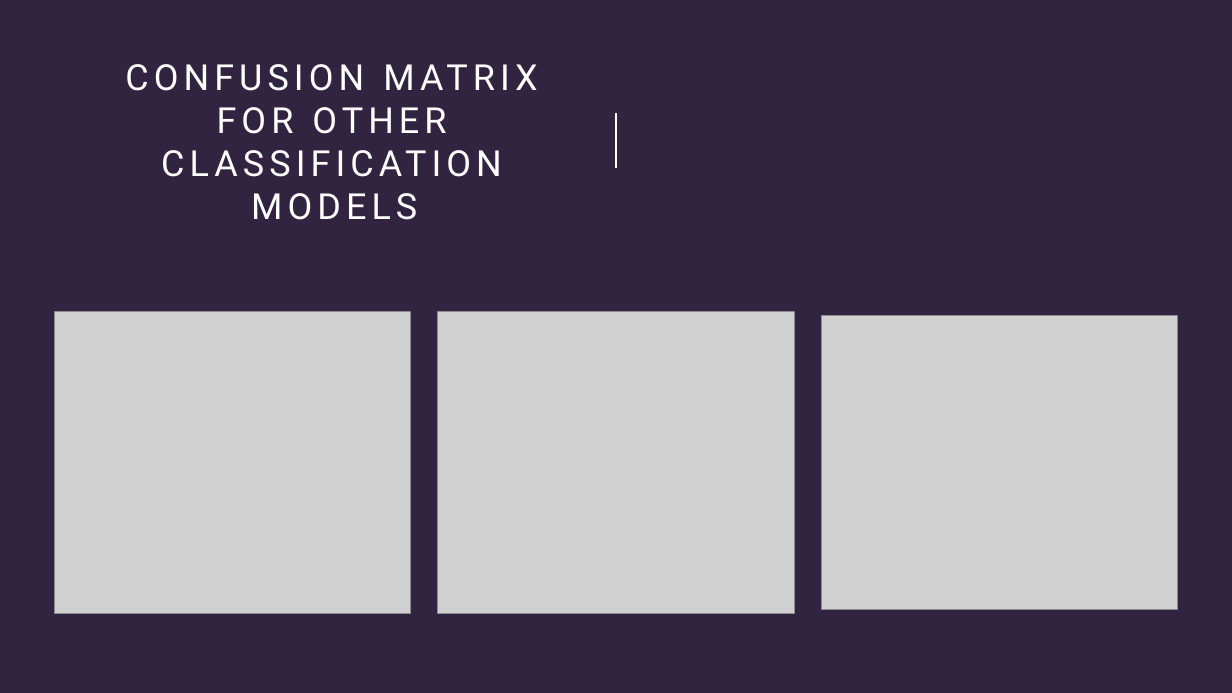
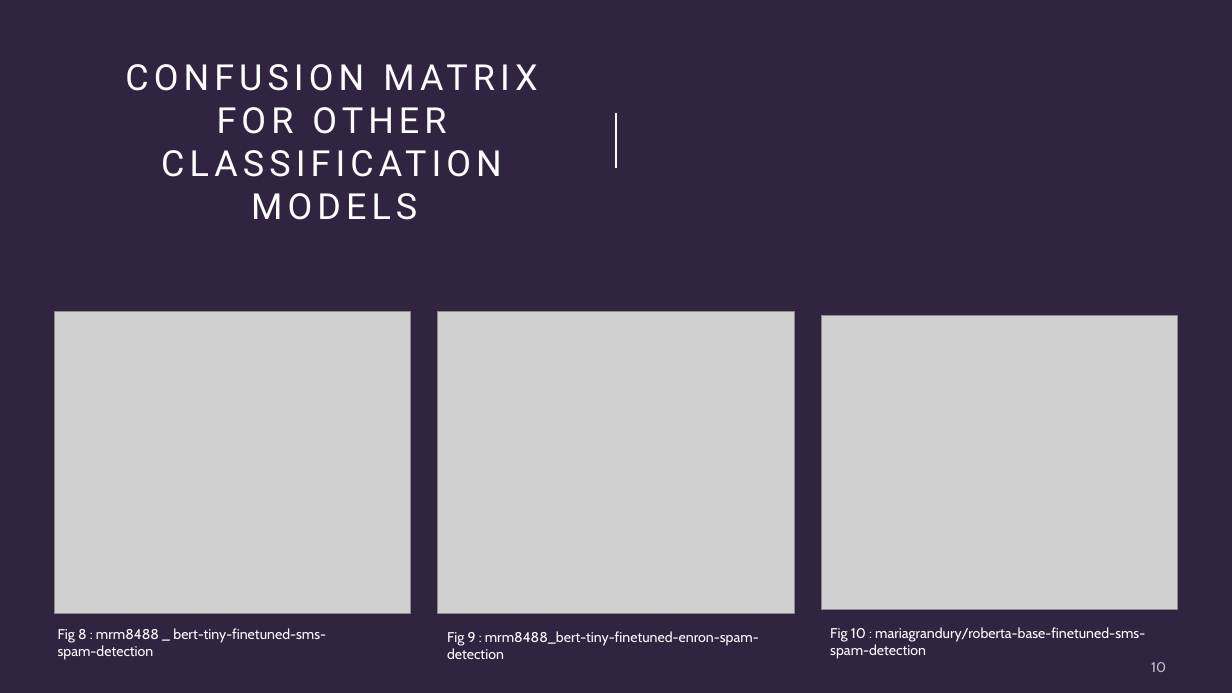
Before and after one commit to Ravindu97/AIResearchProject, a slide deck: slide 10 of MidPresentation/S17355 - Research Mid Presentation.pptx. Drawn at 1232x693 pixels with LibreOffice and Linux fonts; fonts in the diff are those of the drawing; grey boxes stand for pictures. Boxes give left, top, right and bottom in pixels: in the first picture for what was removed or moved away, otherwise in the second. Text is boxed around its words. In the diff, an @@ line names an element or a change of style, - is before the commit and + after.

Commit message:
added the custom model

```diff
--- a/MidPresentation/S17355 - Research Mid Presentation.pptx
+++ b/MidPresentation/S17355 - Research Mid Presentation.pptx
@@ text added at bbox=[58, 628, 326, 659], 11 pt, text #FFFFFF @@
+Fig 8 : mrm8488 _ bert-tiny-finetuned-sms-spam-detection
@@ text added at bbox=[830, 627, 1145, 659], 11 pt, text #FFFFFF @@
+Fig 10 : mariagrandury/roberta-base-finetuned-sms-spam-detection
@@ text added at bbox=[447, 631, 759, 659], 11 pt, text #FFFFFF @@
+Fig 9 : mrm8488_bert-tiny-finetuned-enron-spam-detection
@@ page number added at bbox=[1151, 662, 1166, 672], 11 pt, text #FFFFFF at 70% opacity @@
+10
```
Also in this commit, not shown: 11 other slides changed, 3 other files.
